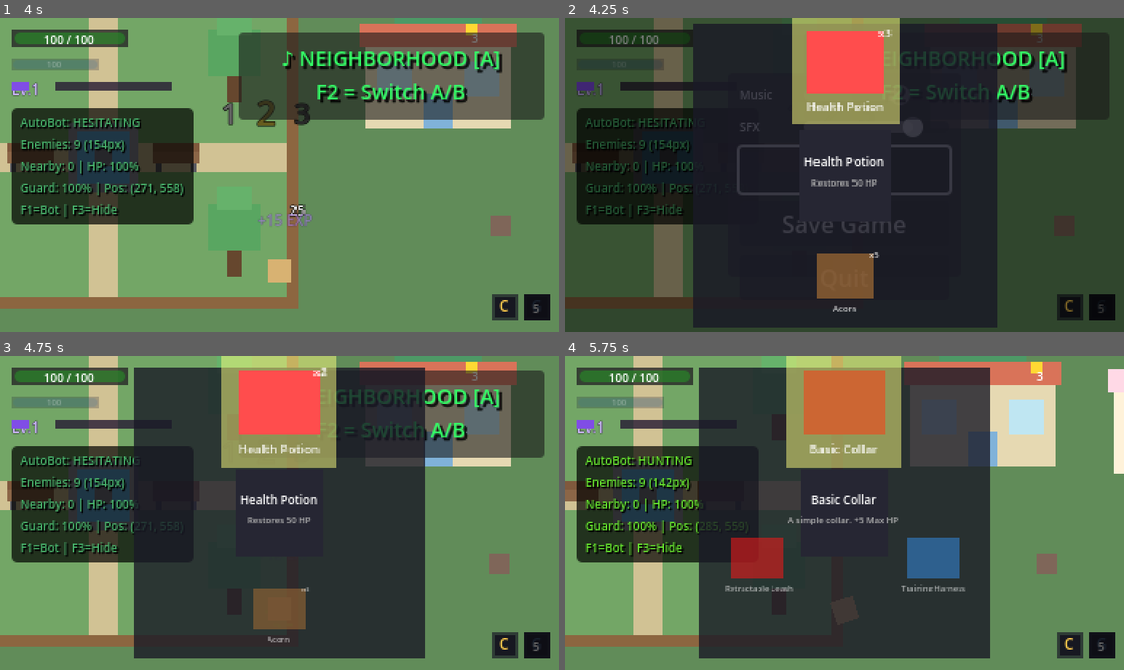
Above: before the commit, frames 1-4 (two rows, left to right).
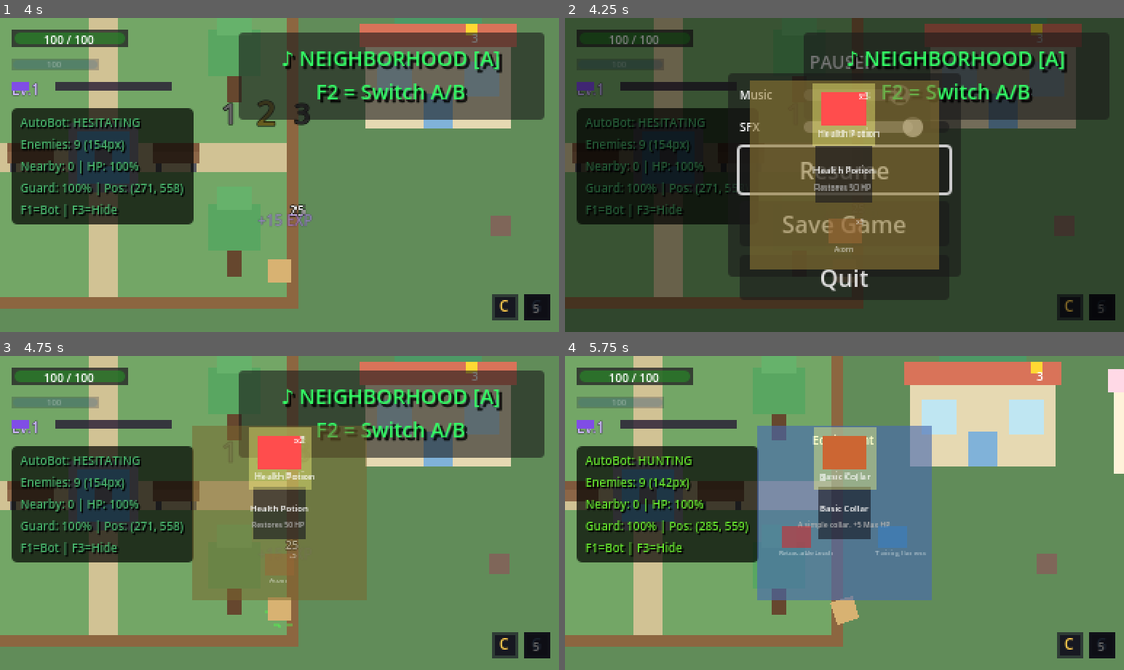
Above: after the commit, the same moments.

Repository: anthonyscry/momi-chronicles
Game: Godot game, scene res://ui/menus/title_screen.tscn
Same seed, same stepped clock (60 frames per second), same inputs: the game is played once before the commit and once after it.
Inputs (mouse positions are in pixels of both pictures, inside the frame that each line leads up to):
- Up to frame 1 (4 s): tap Enter (ui_accept) at 0.5, 0.77, 1.52, 3.02, 3.77 s; move the mouse to (402, 159) at 0.52 s; hold D (move_right) 0.53-1.28 s; hold Space (attack) 0.53-1.28 s; click (402, 159) at 0.67 s; move the mouse to (167, 190) at 1.27 s; hold S (move_down) 1.28-2.03 s; tap V (block) at 1.35 s; move the mouse to (335, 105) at 2.02 s; hold D (move_right) 2.03-2.78 s; hold Q (cycle_companion) 2.03-2.78 s; move the mouse to (251, 237) at 2.77 s; hold W (move_up) 2.78-3.53 s; tap X (dodge) at 2.85 s; click (251, 237) at 2.92 s; move the mouse to (447, 222) at 3.52 s; hold A (move_left) from 3.53 s (still down); hold E (interact) from 3.53 s (still down)
- Up to frame 2 (4.25 s): keep holding A (move_left); keep holding E (interact); tap Tab (ring_menu) at 4.15 s
- Up to frame 3 (4.75 s): keep holding A (move_left); move the mouse to (111, 465) at 4.27 s; release E (interact) at 4.28 s; tap Shift (run) at 4.35 s; tap Enter (ui_accept) at 4.52 s
- Up to frame 4 (5.75 s): move the mouse to (872, 513) at 5.02 s; release A (move_left) at 5.03 s; hold S (move_down) from 5.03 s (still down); hold Right mouse button (special_attack) from 5.03 s (still down); click (872, 513) at 5.17 s

Frame 1 is identical in both runs. In frame 2, 41% of the frame differs, in the area x 22-78%, y 0-99%; in frame 3, 45%; in frame 4, 46%, in the area x 23-77%, y 0-97%.

Commit message:
style(ring-menu): compact transparent design with glow effects
UI Improvements:
- Shrink container: 200x200 → 120x120px
- Shrink items: 48x48 → 28x28px
- Reduce ring radius: 70 → 38px
- Reduce max visible items: 8 → 6

Transparency:
- Background: 80% → 35% opacity
- Center circle: 60% opacity
- Game now visible behind menu

Visual Polish:
- Add colored ring glow per type (gold/blue/orange/silver)
- Breathing pulse animation on glow
- Snappier open/close animations (0.12s/0.08s)
- Higher contrast selected vs unselected items

Result: Compact, ethereal ring menu that doesn't overwhelm the screen

Diff:
--- a/ui/ring_menu/ring_item.gd
+++ b/ui/ring_menu/ring_item.gd
@@ -18,11 +18,11 @@
 @onready var glow: ColorRect = $Glow
 @onready var quantity_label: Label = $QuantityLabel
 
-const SELECTED_SCALE: float = 1.4
-const UNSELECTED_SCALE: float = 0.9
+const SELECTED_SCALE: float = 1.25      # Slightly less dramatic for compact ring
+const UNSELECTED_SCALE: float = 0.85
 const SELECTED_ALPHA: float = 1.0
-const UNSELECTED_ALPHA: float = 0.6
-const LERP_SPEED: float = 12.0
+const UNSELECTED_ALPHA: float = 0.5     # More contrast between selected/unselected
+const LERP_SPEED: float = 15.0          # Snappier transitions
 
 func _ready() -> void:
 	# Start with glow hidden
--- a/ui/ring_menu/ring_item.tscn
+++ b/ui/ring_menu/ring_item.tscn
@@ -3,43 +3,43 @@
 [ext_resource type="Script" path="res://ui/ring_menu/ring_item.gd" id="1_ring_item"]
 
 [node name="RingItem" type="Control"]
-custom_minimum_size = Vector2(48, 48)
-offset_right = 48.0
-offset_bottom = 48.0
+custom_minimum_size = Vector2(28, 28)
+offset_right = 28.0
+offset_bottom = 28.0
 script = ExtResource("1_ring_item")
 
 [node name="Glow" type="ColorRect" parent="."]
 visible = false
 layout_mode = 0
-offset_left = -4.0
-offset_top = -4.0
-offset_right = 52.0
-offset_bottom = 52.0
-color = Color(1, 1, 0.5, 0.5)
+offset_left = -3.0
+offset_top = -3.0
+offset_right = 31.0
+offset_bottom = 31.0
+color = Color(1, 1, 0.5, 0.4)
 
 [node name="Icon" type="ColorRect" parent="."]
 layout_mode = 0
-offset_left = 4.0
-offset_top = 4.0
-offset_right = 44.0
-offset_bottom = 36.0
+offset_left = 2.0
+offset_top = 2.0
+offset_right = 26.0
+offset_bottom = 20.0
 color = Color(0.4, 0.8, 0.4, 1)
 
 [node name="Label" type="Label" parent="."]
 layout_mode = 0
-offset_top = 38.0
-offset_right = 48.0
-offset_bottom = 48.0
-theme_override_font_sizes/font_size = 6
+offset_top = 20.0
+offset_right = 28.0
+offset_bottom = 28.0
+theme_override_font_sizes/font_size = 5
 text = "Item"
 horizontal_alignment = 1
 
 [node name="QuantityLabel" type="Label" parent="."]
 visible = false
 layout_mode = 0
-offset_left = 32.0
-offset_right = 48.0
-offset_bottom = 10.0
-theme_override_font_sizes/font_size = 6
+offset_left = 18.0
+offset_right = 28.0
+offset_bottom = 8.0
+theme_override_font_sizes/font_size = 5
 text = "x1"
 horizontal_alignment = 2
--- a/ui/ring_menu/ring_menu.gd
+++ b/ui/ring_menu/ring_menu.gd
@@ -2,14 +2,22 @@
 ## Ring Menu - Secret of Mana style radial menu
 ## NOTE: This is an autoload, so don't use class_name (would conflict)
 
-## Ring configuration
-const RING_RADIUS: float = 70.0          # Distance from center to items
-const ROTATION_SPEED: float = 8.0        # Animation speed
-const MAX_VISIBLE_ITEMS: int = 8         # Items visible at once
-
-## Animation constants
-const OPEN_DURATION: float = 0.2
-const CLOSE_DURATION: float = 0.15
+## Ring configuration - Compact design
+const RING_RADIUS: float = 38.0          # Distance from center to items (was 70)
+const ROTATION_SPEED: float = 10.0       # Animation speed (slightly faster)
+const MAX_VISIBLE_ITEMS: int = 6         # Items visible at once (was 8)
+
+## Animation constants - Snappier feel
+const OPEN_DURATION: float = 0.12
+const CLOSE_DURATION: float = 0.08
+
+## Ring glow colors per type
+const RING_GLOW_COLORS: Dictionary = {
+	0: Color(0.9, 0.75, 0.3, 0.2),   # ITEMS - Gold
+	1: Color(0.4, 0.6, 1.0, 0.2),    # EQUIPMENT - Blue
+	2: Color(1.0, 0.6, 0.3, 0.2),    # COMPANIONS - Orange
+	3: Color(0.6, 0.6, 0.6, 0.2),    # OPTIONS - Silver
+}
 
 ## Ring types
 enum RingType { ITEMS, EQUIPMENT, COMPANIONS, OPTIONS }
@@ -40,6 +48,7 @@
 ## Node references
 @onready var container: Control = $Container
 @onready var background: ColorRect = $Container/Background
+@onready var ring_glow: ColorRect = $Container/RingGlow
 @onready var ring_label: Label = $Container/RingLabel
 @onready var item_name_label: Label = $Container/ItemNameLabel
 @onready var item_desc_label: Label = $Container/ItemDescLabel
@@ -112,6 +121,12 @@
 	# Smooth rotation animation
 	current_rotation = lerp_angle(current_rotation, target_rotation, ROTATION_SPEED * delta)
 	_update_item_positions()
+
+	# Subtle breathing pulse on the ring glow
+	if ring_glow:
+		var pulse = 0.15 + sin(Time.get_ticks_msec() * 0.003) * 0.08
+		var base_color = RING_GLOW_COLORS.get(current_ring as int, Color(0.5, 0.5, 0.5, 0.2))
+		ring_glow.color.a = base_color.a + pulse
 
 # =============================================================================
 # MENU CONTROL
@@ -238,7 +253,12 @@
 # =============================================================================
 
 func _refresh_ring() -> void:
-	# Populate rings from game systems (will be implemented in later plans)
+	# Update ring glow color based on current ring type
+	if ring_glow:
+		var glow_color = RING_GLOW_COLORS.get(current_ring as int, Color(0.5, 0.5, 0.5, 0.2))
+		ring_glow.color = glow_color
+
+	# Populate rings from game systems
 	match current_ring:
 		RingType.ITEMS:
 			rings[RingType.ITEMS] = _get_inventory_items()
--- a/ui/ring_menu/ring_menu.tscn
+++ b/ui/ring_menu/ring_menu.tscn
@@ -12,57 +12,64 @@
 anchor_top = 0.5
 anchor_right = 0.5
 anchor_bottom = 0.5
-offset_left = -100.0
-offset_top = -100.0
-offset_right = 100.0
-offset_bottom = 100.0
+offset_left = -60.0
+offset_top = -60.0
+offset_right = 60.0
+offset_bottom = 60.0
 grow_horizontal = 2
 grow_vertical = 2
-pivot_offset = Vector2(100, 100)
+pivot_offset = Vector2(60, 60)
 
 [node name="Background" type="ColorRect" parent="Container"]
 layout_mode = 1
 anchors_preset = 15
 anchor_right = 1.0
 anchor_bottom = 1.0
-color = Color(0.1, 0.1, 0.15, 0.8)
+color = Color(0.02, 0.02, 0.05, 0.35)
+
+[node name="RingGlow" type="ColorRect" parent="Container"]
+layout_mode = 1
+anchors_preset = 15
+anchor_right = 1.0
+anchor_bottom = 1.0
+color = Color(0.9, 0.75, 0.3, 0.15)
 
 [node name="CenterCircle" type="ColorRect" parent="Container"]
 layout_mode = 0
-offset_left = 70.0
-offset_top = 70.0
-offset_right = 130.0
-offset_bottom = 130.0
-color = Color(0.15, 0.15, 0.2, 1)
+offset_left = 42.0
+offset_top = 42.0
+offset_right = 78.0
+offset_bottom = 78.0
+color = Color(0.08, 0.08, 0.12, 0.6)
 
 [node name="RingLabel" type="Label" parent="Container"]
 layout_mode = 0
 offset_left = 0.0
-offset_top = 8.0
-offset_right = 200.0
-offset_bottom = 24.0
-theme_override_font_sizes/font_size = 10
+offset_top = 4.0
+offset_right = 120.0
+offset_bottom = 16.0
+theme_override_font_sizes/font_size = 8
 text = "Items"
 horizontal_alignment = 1
 
 [node name="ItemNameLabel" type="Label" parent="Container"]
 layout_mode = 0
-offset_left = 40.0
-offset_top = 85.0
-offset_right = 160.0
-offset_bottom = 100.0
-theme_override_font_sizes/font_size = 8
+offset_left = 20.0
+offset_top = 52.0
+offset_right = 100.0
+offset_bottom = 64.0
+theme_override_font_sizes/font_size = 6
 text = "Item Name"
 horizontal_alignment = 1
 
 [node name="ItemDescLabel" type="Label" parent="Container"]
 layout_mode = 0
-offset_left = 20.0
-offset_top = 100.0
-offset_right = 180.0
-offset_bottom = 120.0
-theme_override_font_sizes/font_size = 6
+offset_left = 10.0
+offset_top = 64.0
+offset_right = 110.0
+offset_bottom = 76.0
+theme_override_font_sizes/font_size = 5
 theme_override_colors/font_color = Color(0.7, 0.7, 0.7, 1)
-text = "Item description here"
+text = "Item description"
 horizontal_alignment = 1
 autowrap_mode = 2
